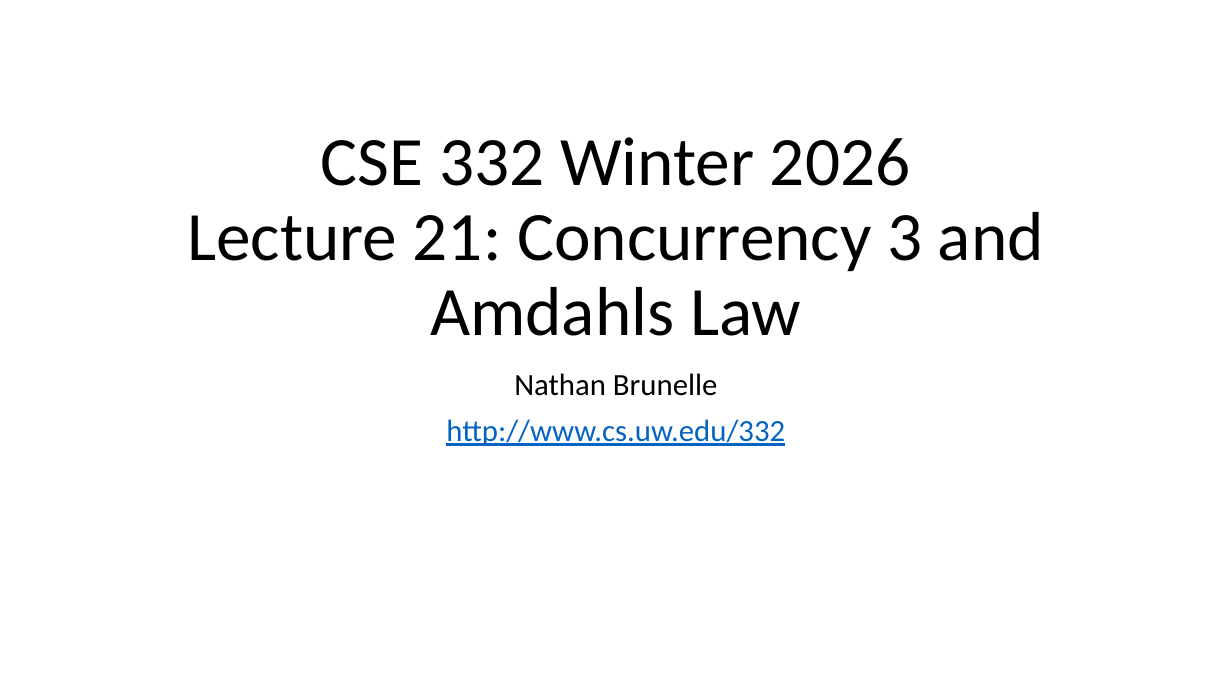
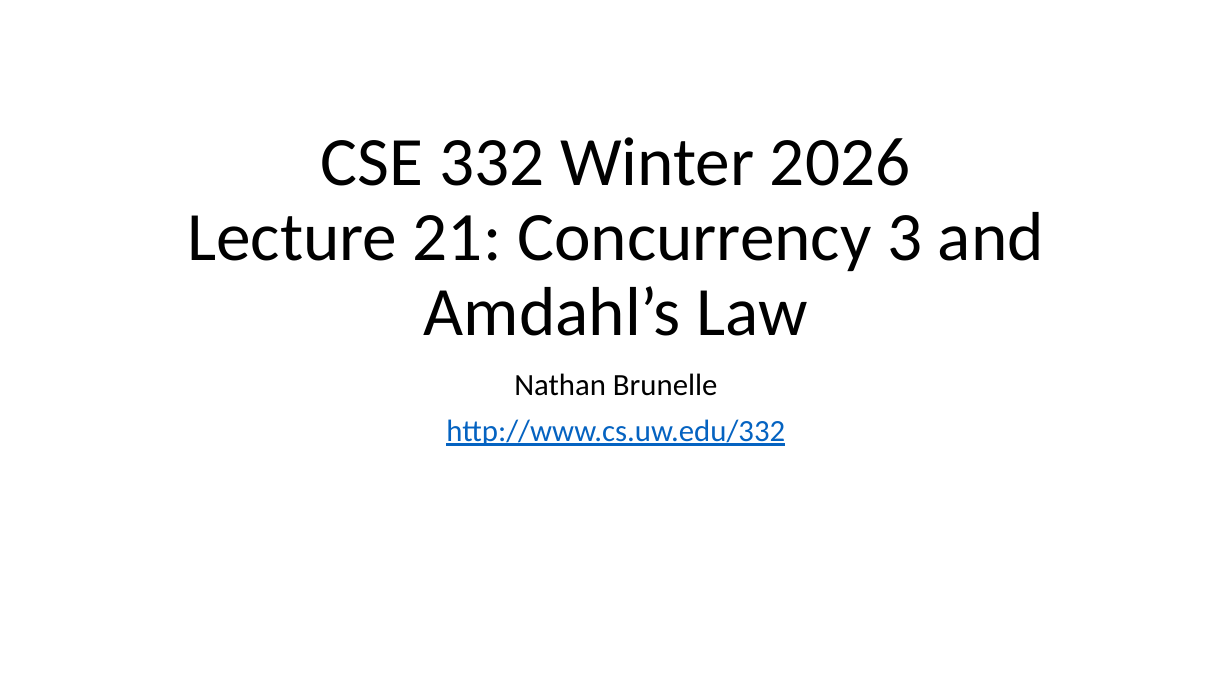
Before and after one commit to natebrunelle/cse332, a slide deck: slide 1 of markdown/files/slides/lecture21_concurrency3_amdahls.pptx. Drawn at 1232x693 pixels with LibreOffice and Linux fonts; fonts in the diff are those of the drawing. Boxes give left, top, right and bottom in pixels: in the first picture for what was removed or moved away, otherwise in the second. Text is boxed around its words. In the diff, an @@ line names an element or a change of style, - is before the commit and + after.

```diff
--- a/markdown/files/slides/lecture21_concurrency3_amdahls.pptx
+++ b/markdown/files/slides/lecture21_concurrency3_amdahls.pptx
@@ title at (187, 137, 1044, 336): text changed @@
-CSE 332 Winter 2026
-Lecture 21: Concurrency 3 and Amdahls Law
+CSE 332 Winter 2026
+Lecture 21: Concurrency 3 and Amdahl’s Law
```
Also in this commit, not shown: 12 other files.
